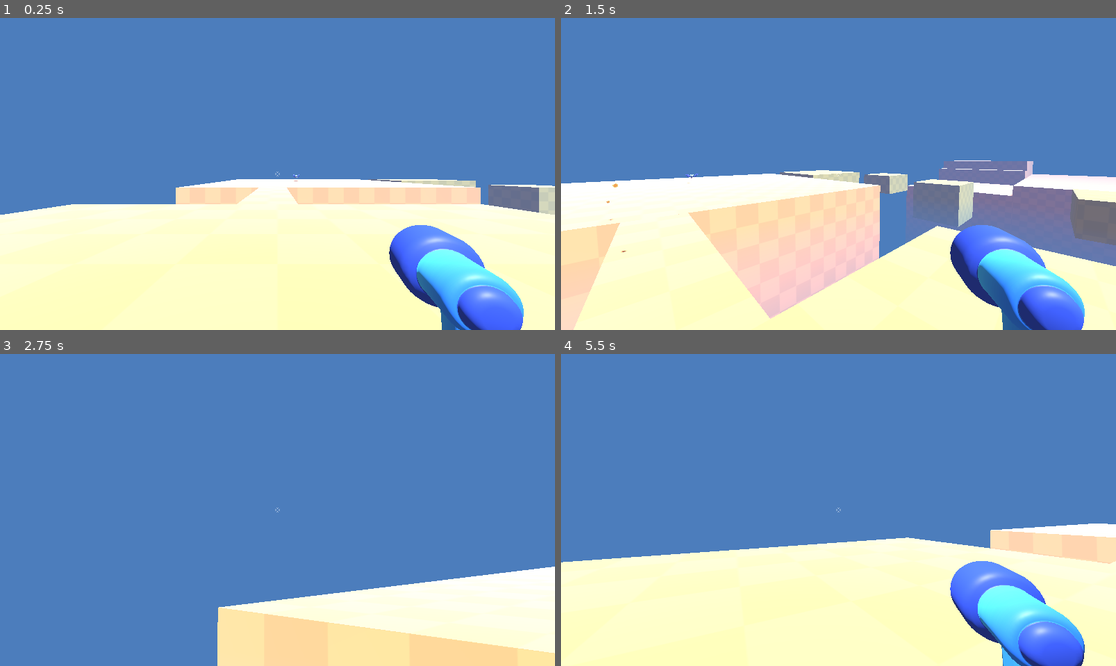
Above: before the commit, frames 1-4 (two rows, left to right).
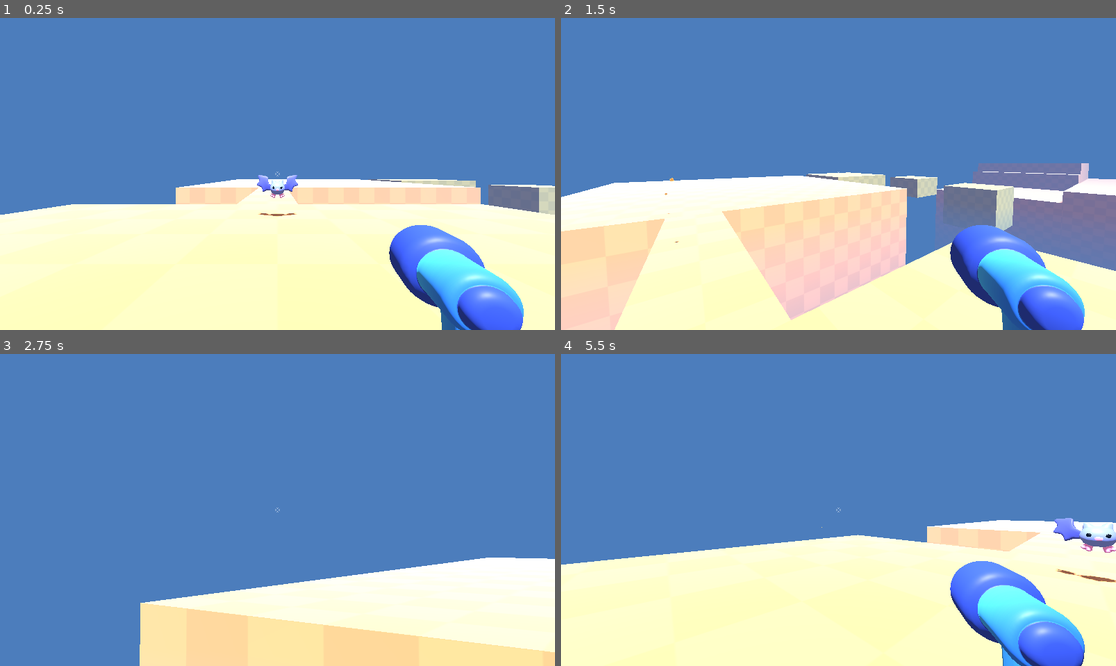
Above: after the commit, the same moments.

Repository: NathouneOne/3D_Game_Exercise
Game: Godot game, scene res://player/game.tscn
The game is run twice, just before and just after one commit, with the same random seed, the same clock (stepped at 60 frames per second) and the same inputs.
Inputs (mouse positions are in pixels of both pictures, inside the frame that each line leads up to):
- Up to frame 1 (0.25 s): no input
- Up to frame 2 (1.5 s): move the mouse to (832, 180) at 0.52 s; press the mouse at (832, 180) at 0.53 s; hold W (move_up) from 0.53 s (still down); tap Space (jump) at 0.77 s; move the mouse to (877, 177) at 1.27 s; release the mouse at (877, 177) at 1.28 s; tap Shift (sprint) at 1.35 s
- Up to frame 3 (2.75 s): keep holding W (move_up); tap Space (jump) at 1.52 s; move the mouse to (233, 506) at 2.02 s; hold Right mouse button (zoom) from 2.03 s (still down)
- Up to frame 4 (5.5 s): move the mouse to (844, 510) at 2.77 s; release W (move_up) at 2.78 s; release Right mouse button (zoom) at 2.78 s; hold A (move_left) 2.78-3.53 s; click (844, 510) at 2.85 s; tap Space (jump) at 3.02, 3.77, 4.52 s; move the mouse to (816, 503) at 3.52 s; hold Shift (sprint) 3.53-4.28 s; hold W (move_up) from 3.53 s (still down); move the mouse to (866, 510) at 4.27 s; right-click (866, 510) at 4.35 s; move the mouse to (810, 510) at 5.02 s; press the mouse at (810, 510) at 5.03 s

The runs differ from the first frame. In frame 1, 0.3% of the frame differs, in the area x 46-54%, y 50-64%; in frame 2, 14%, in the area x 0-100%, y 45-100%; in frame 3, 6.4%; in frame 4, 3.6%.

Commit message:
play hurtanimation on bulletHit

Diff:
--- /dev/null
+++ b/3d-games-exercise/mob/bat/bat_model.gd
@@ -0,0 +1,7 @@
+extends Node3D
+
+
+@onready var animation_tree: AnimationTree = %AnimationTree
+
+func hurt():
+	animation_tree.set("parameters/OneShot/request", AnimationNodeOneShot.ONE_SHOT_REQUEST_FIRE)
--- a/3d-games-exercise/mob/bat/bat_model.tscn
+++ b/3d-games-exercise/mob/bat/bat_model.tscn
@@ -1,7 +1,8 @@
-[gd_scene load_steps=8 format=3 uid="uid://bt03ehm0oac5o"]
+[gd_scene load_steps=13 format=3 uid="uid://bt03ehm0oac5o"]
 
 [ext_resource type="PackedScene" uid="uid://b3w2vp0dbsfa4" path="res://mob/bat/bat_model.glb" id="1_1he7g"]
 [ext_resource type="Material" uid="uid://xfdkr8k7n1s4" path="res://mob/bat/bat_material.tres" id="2_030dj"]
+[ext_resource type="Script" uid="uid://b1ibswh5bc1fx" path="res://mob/bat/bat_model.gd" id="2_vgr6s"]
 
 [sub_resource type="Animation" id="Animation_0gbdx"]
 resource_name = "Idle"
@@ -164,22 +165,43 @@
 &"hurt": SubResource("Animation_030dj")
 }
 
+[sub_resource type="AnimationNodeAnimation" id="AnimationNodeAnimation_shx3p"]
+animation = &"custom/hurt"
+
+[sub_resource type="AnimationNodeAnimation" id="AnimationNodeAnimation_scfiv"]
+animation = &"Idle"
+
+[sub_resource type="AnimationNodeOneShot" id="AnimationNodeOneShot_qf8hm"]
+mix_mode = 1
+
+[sub_resource type="AnimationNodeBlendTree" id="AnimationNodeBlendTree_gwaj3"]
+graph_offset = Vector2(-319.07245, -14.642578)
+nodes/output/position = Vector2(920, 140)
+nodes/Idle/node = SubResource("AnimationNodeAnimation_scfiv")
+nodes/Idle/position = Vector2(280, 40)
+nodes/Hurt/node = SubResource("AnimationNodeAnimation_shx3p")
+nodes/Hurt/position = Vector2(280, 220)
+nodes/OneShot/node = SubResource("AnimationNodeOneShot_qf8hm")
+nodes/OneShot/position = Vector2(540, 80)
+node_connections = [&"output", 0, &"OneShot", &"OneShot", 0, &"Idle", &"OneShot", 1, &"Hurt"]
+
 [node name="Bat_model" instance=ExtResource("1_1he7g")]
+script = ExtResource("2_vgr6s")
 
 [node name="Skeleton3D" parent="Armature" index="0"]
-bones/0/position = Vector3(0, -0.007400004, 0)
-bones/1/rotation = Quaternion(-0.028654926, 0.18848532, -0.6867176, 0.7014778)
-bones/2/rotation = Quaternion(-0.056015443, -0.016041048, 0.27483782, 0.9597235)
-bones/3/rotation = Quaternion(0.04121358, 0.059984986, 0.2647528, 0.96156603)
-bones/4/rotation = Quaternion(-0.028654926, -0.18848532, 0.6867176, 0.7014778)
-bones/5/rotation = Quaternion(-0.056015443, 0.016041048, -0.27483782, 0.9597235)
-bones/6/rotation = Quaternion(0.04121358, -0.059984986, -0.2647528, 0.96156603)
+bones/0/position = Vector3(0, 0.0035759364, 0)
+bones/1/rotation = Quaternion(0.17277549, 0.013142743, -0.5917635, 0.7872687)
+bones/2/rotation = Quaternion(0.025755372, 0.0114133945, 0.39572462, 0.9179371)
+bones/3/rotation = Quaternion(-0.09492859, 0.019008836, 0.30722556, 0.9466994)
+bones/4/rotation = Quaternion(0.17277549, -0.013142743, 0.5917635, 0.7872687)
+bones/5/rotation = Quaternion(0.025755372, -0.0114133945, -0.39572462, 0.9179371)
+bones/6/rotation = Quaternion(-0.09492859, -0.019008836, -0.30722556, 0.9466994)
 bones/7/position = Vector3(0.1309921, -0.22739176, -0.087851465)
 bones/7/rotation = Quaternion(0.26196837, 0.08345512, 0.26575127, 0.9240044)
-bones/8/rotation = Quaternion(3.8433356e-08, 0.69088244, 0.72296715, 1.6451473e-08)
+bones/8/rotation = Quaternion(3.11453e-08, 0.5491551, 0.8357205, 2.0539806e-08)
 bones/10/position = Vector3(-0.1309921, -0.22739176, -0.087851465)
 bones/10/rotation = Quaternion(0.26196837, -0.083455116, -0.26575127, 0.9240044)
-bones/11/rotation = Quaternion(2.5423756e-08, 0.69088244, 0.72296715, 3.637758e-08)
+bones/11/rotation = Quaternion(2.421987e-08, 0.54915524, 0.8357204, 3.986728e-08)
 
 [node name="bat" parent="Armature/Skeleton3D" index="0"]
 surface_material_override/0 = ExtResource("2_030dj")
@@ -189,3 +211,12 @@
 &"": SubResource("AnimationLibrary_2h6wp"),
 &"custom": SubResource("AnimationLibrary_vgr6s")
 }
+
+[node name="AnimationTree" type="AnimationTree" parent="." index="2"]
+unique_name_in_owner = true
+root_node = NodePath("%AnimationTree/..")
+tree_root = SubResource("AnimationNodeBlendTree_gwaj3")
+anim_player = NodePath("../AnimationPlayer")
+parameters/OneShot/active = false
+parameters/OneShot/internal_active = false
+parameters/OneShot/request = 0
--- /dev/null
+++ b/3d-games-exercise/mob/mob.gd
@@ -0,0 +1,7 @@
+extends RigidBody3D
+
+@onready var bat_model: Node3D = %Bat_model
+
+
+func take_damage():
+	bat_model.hurt()
--- a/3d-games-exercise/mob/mob.tscn
+++ b/3d-games-exercise/mob/mob.tscn
@@ -1,5 +1,6 @@
-[gd_scene load_steps=3 format=3 uid="uid://cri6s53livhvr"]
+[gd_scene load_steps=4 format=3 uid="uid://cri6s53livhvr"]
 
+[ext_resource type="Script" uid="uid://bdn4fxjcrr6b" path="res://mob/mob.gd" id="1_6jlfs"]
 [ext_resource type="PackedScene" uid="uid://bt03ehm0oac5o" path="res://mob/bat/bat_model.tscn" id="1_7b8ug"]
 
 [sub_resource type="SphereShape3D" id="SphereShape3D_6jlfs"]
@@ -7,10 +8,11 @@
 
 [node name="Mob" type="RigidBody3D"]
 gravity_scale = 0.0
+script = ExtResource("1_6jlfs")
 
 [node name="CollisionShape3D" type="CollisionShape3D" parent="."]
 transform = Transform3D(1, 0, 0, 0, 1, 0, 0, 0, 1, -0.0017645359, 0, 0.0065127313)
 shape = SubResource("SphereShape3D_6jlfs")
 
 [node name="Bat_model" parent="." instance=ExtResource("1_7b8ug")]
-transform = Transform3D(1, 0, 0, 0, 1, 0, 0, 0, 1, 0.00019928999, 0.005038768, -0.00047938526)
+unique_name_in_owner = true
--- a/3d-games-exercise/player/bullet_3D.tscn
+++ b/3d-games-exercise/player/bullet_3D.tscn
@@ -15,3 +15,5 @@
 
 [node name="Projectile3D" parent="." instance=ExtResource("1_ciaf2")]
 transform = Transform3D(-1.0927847e-08, 0, 0.25, 0, 0.25, 0, -0.25, 0, -1.0927847e-08, 0, 0, 0)
+
+[connection signal="body_entered" from="." to="." method="_on_body_entered"]
--- a/3d-games-exercise/player/bullet_3d.gd
+++ b/3d-games-exercise/player/bullet_3d.gd
@@ -13,3 +13,9 @@
 
 	if traveled_distance > RANGE:
 		queue_free()
+
+
+func _on_body_entered(body: Node3D) -> void:
+	queue_free()
+	if body.has_method("take_damage"):
+		body.take_damage()
--- a/3d-games-exercise/player/game.tscn
+++ b/3d-games-exercise/player/game.tscn
@@ -138,4 +138,4 @@
 environment = SubResource("Environment_ijeiy")
 
 [node name="Mob" parent="." instance=ExtResource("4_co4pm")]
-transform = Transform3D(1, 0, 0, 0, 1, 0, 0, 0, 1, 4, 1, -43)
+transform = Transform3D(1, 0, 0, 0, 1, 0, 0, 0, 1, 0, 1, -7)
--- a/3d-games-exercise/player/player.gd
+++ b/3d-games-exercise/player/player.gd
@@ -1,7 +1,7 @@
 extends CharacterBody3D
 
-const CAMERA_X_SENSIBLITY = 0.3
-const CAMERA_Y_SENSIBLITY = 0.3
+const CAMERA_X_SENSIBLITY = 0.25
+const CAMERA_Y_SENSIBLITY = 0.25
 const CAMERA_MAX_ROTATION_Y_UP = 70.0
 const CAMERA_MAX_ROTATION_Y_DOWN = -70.0
 const CHARACTER_MAX_SPEED = 7.0
Not shown, added: 3d-games-exercise/mob/bat/bat_model.gd.uid
Not shown, added: 3d-games-exercise/mob/mob.gd.uid
